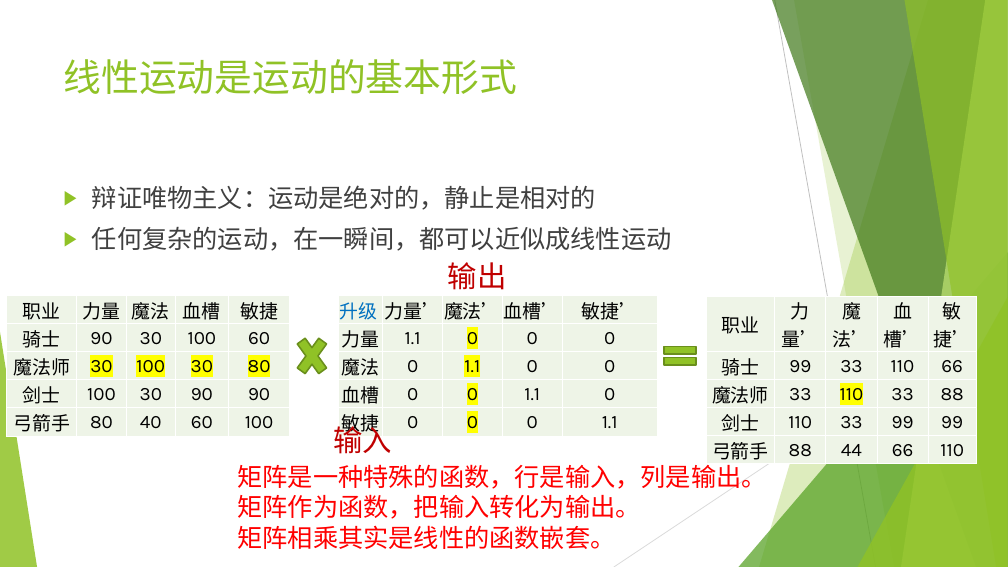
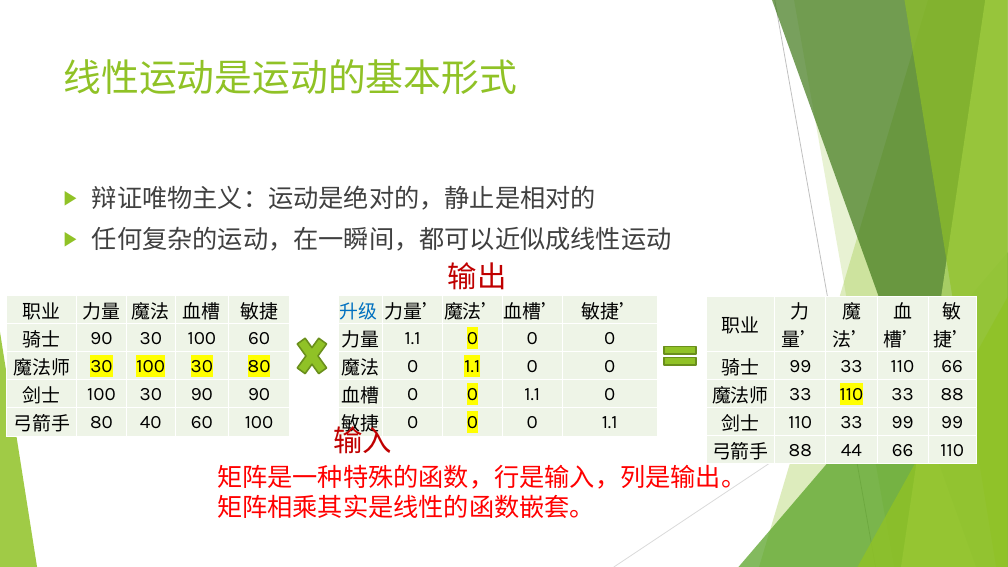
Before and after one commit to wangyi-fudan/BIOL130173, a slide deck: slide 7 of 1_linear_algebra.pptx (slide 8 before the commit). Drawn at 1008x567 pixels with LibreOffice and Linux fonts; fonts in the diff are those of the drawing. Boxes give left, top, right and bottom in pixels: in the first picture for what was removed or moved away, otherwise in the second. Text is boxed around its words. In the diff, an @@ line names an element or a change of style, - is before the commit and + after.

```diff
--- a/1_linear_algebra.pptx
+++ b/1_linear_algebra.pptx
@@ text "矩阵是一种特殊的函数，行是输入，列是输出。": place and size @@
-text "矩阵是一种特殊的函数，行是输入，列是输出。" at (237, 464, 766, 549)
+text "矩阵是一种特殊的函数，行是输入，列是输出。" at (217, 464, 746, 518)
@@ text at (237, 494, 640, 519): paragraph removed @@
-矩阵作为函数，把输入转化为输出。
```
Also in this commit, not shown: 7 other slides changed, 9 slides added.
